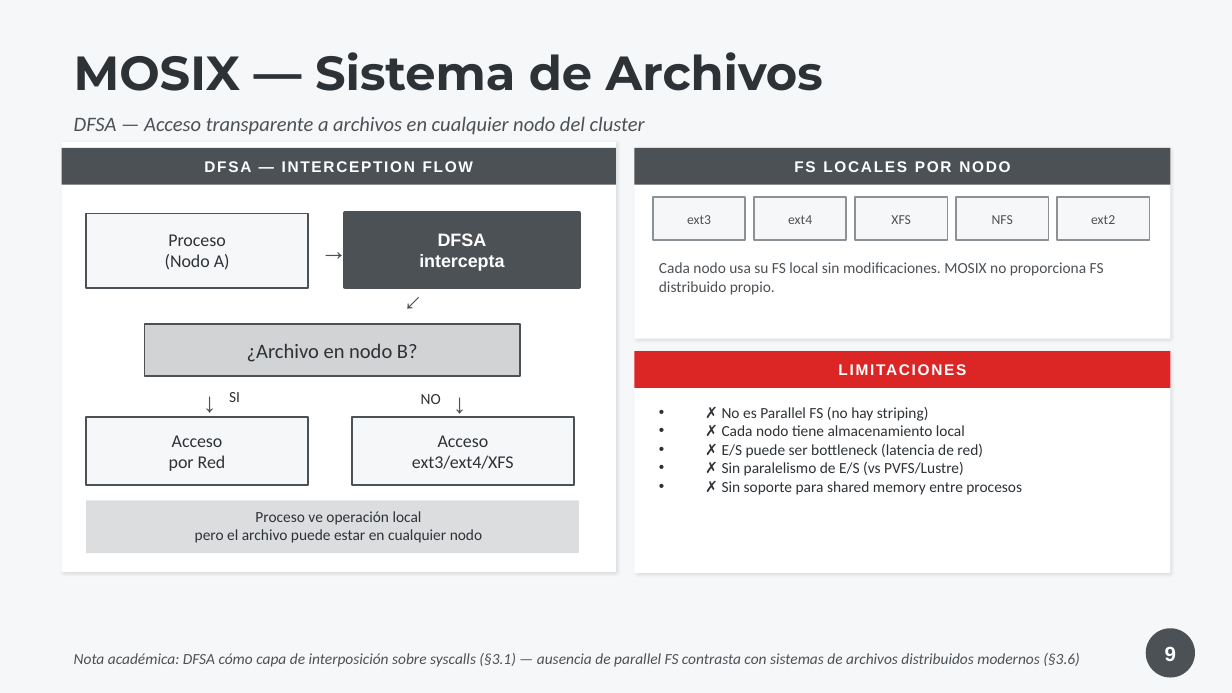
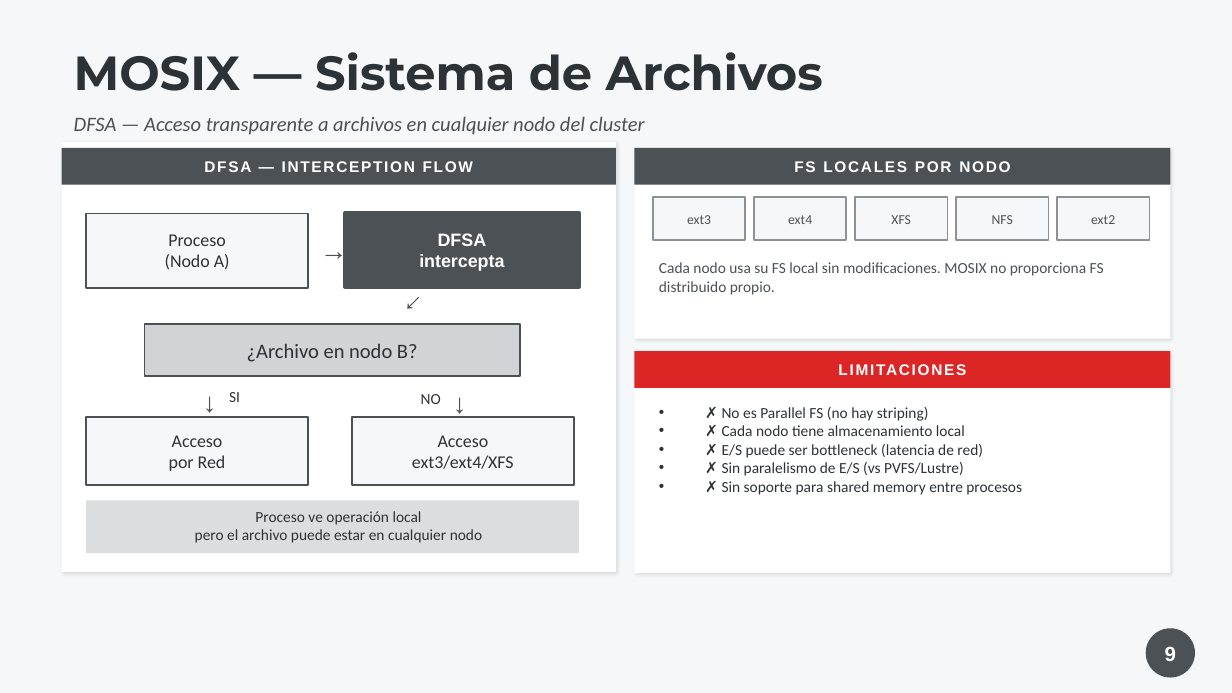
Before and after one commit to LucasIvanCardozo/TP-especial-SO, a slide deck: slide 9 of TP_Especial_Zephyr_MOSIX_v2.pptx. Drawn at 1232x693 pixels with LibreOffice and Linux fonts; fonts in the diff are those of the drawing. Boxes give left, top, right and bottom in pixels: in the first picture for what was removed or moved away, otherwise in the second. Text is boxed around its words. In the diff, an @@ line names an element or a change of style, - is before the commit and + after.

```diff
--- a/TP_Especial_Zephyr_MOSIX_v2.pptx
+++ b/TP_Especial_Zephyr_MOSIX_v2.pptx
@@ text removed at [74,653,1080,667] @@
-Nota académica: DFSA cómo capa de interposición sobre syscalls (§3.1) — ausencia de parallel FS contrasta con sistemas de archivos distribuidos modernos (§3.6)
```
Also in this commit, not shown: 26 other slides changed, 7 other files.
